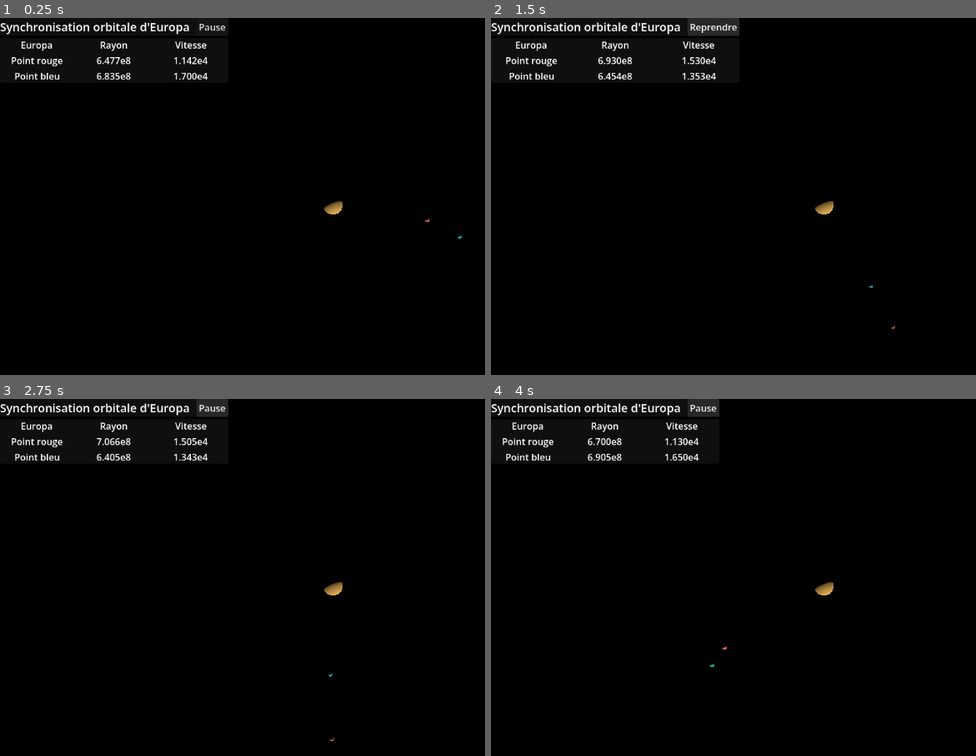
Above: before the commit, frames 1-4 (two rows, left to right).
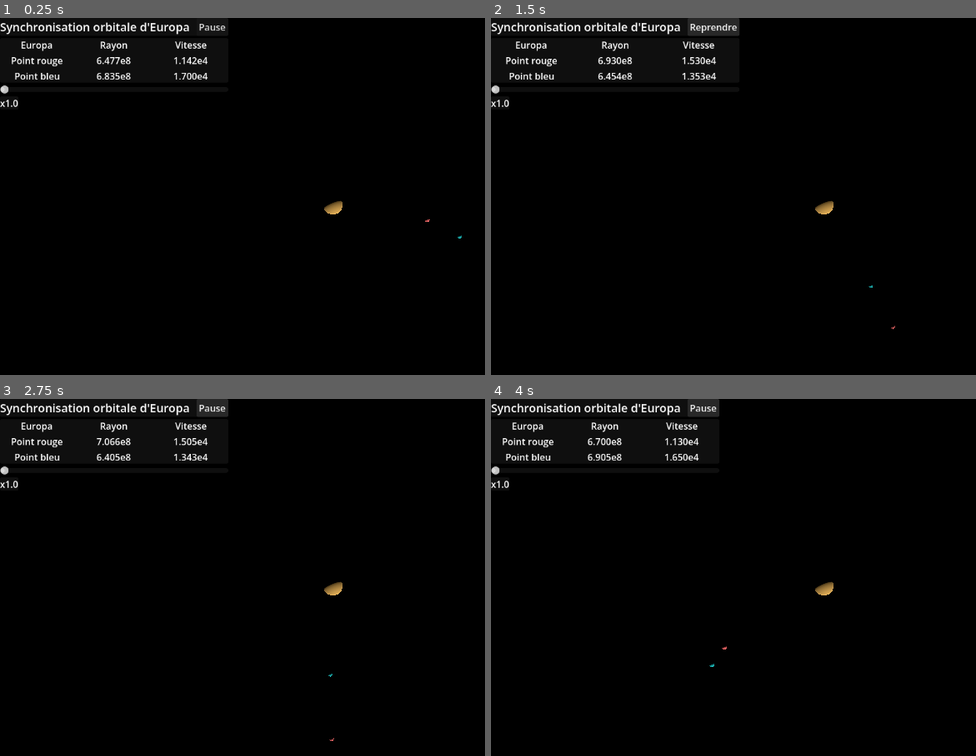
Above: after the commit, the same moments.

Repository: adorion25/Euroba
Game: Godot game, scene res://node_3d.tscn
Two runs of this game, one before a commit and one after it. Both use one fixed random seed, a clock stepped at 60 frames per second and the inputs below. The project has no main scene, so this scene is started directly.
Inputs:
- Up to frame 1 (0.25 s): no input
- Up to frame 2 (1.5 s): tap Enter at 0.5 s; click "Pause" at 1.25 s
- Up to frame 3 (2.75 s): click "Reprendre" at 2 s
- Up to frame 4 (4 s): no input

The runs differ from the first frame. In frame 1, less than 0.1% of the frame differs, in the area x 0-4%, y 18-25%; in frame 2, less than 0.1%; in frame 3, less than 0.1%; in frame 4, less than 0.1%.

Commit message:
ajout du slider à l'interface et de son script

Diff:
--- a/euroba/Lune.gd
+++ b/euroba/Lune.gd
@@ -37,6 +37,8 @@
 
 var pause : bool
 
+var echelle_temps : float = 1.0
+
 # Called when the node enters the scene tree for the first time.
 func _ready() -> void:
 
@@ -51,7 +53,7 @@
 func _process(delta: float) -> void:
 	if pause :
 		return
-	appliquer_euler(delta)
+	appliquer_euler(delta*echelle_temps)
 
 	europe_1.position = conv_position_reelle_a_simulee(r_1)
 	europe_2.position = conv_position_reelle_a_simulee(r_2)
--- a/euroba/interface.gd
+++ b/euroba/interface.gd
@@ -9,6 +9,8 @@
 @export var vitesse_1 : Label
 @export var rayon_2 : Label
 @export var vitesse_2 : Label
+
+@export var vitesse_simulation : Label
 
 
 func _process(delta:float) -> void:
@@ -38,3 +40,16 @@
 	var nombre_decimales = int(log(valeur) / log(10))
 	var nombre_presente = valeur / 10**nombre_decimales
 	return "%.3f" % nombre_presente + "e" + "%s" % nombre_decimales
+
+
+func _on_h_slider_value_changed(valeur: float) -> void:
+	"""Modifie la l'échelle de temps de la simulation lorsque le slider est utilisé
+
+	Parametre:
+	valeur -- la valeur du multiplicateur de temps
+
+	Retour:
+	une chaîne de caractères représentant ce nombre
+	"""
+	lune.echelle_temps = valeur
+	vitesse_simulation.text = "x" + "%.1f" % valeur
--- a/euroba/interface.tscn
+++ b/euroba/interface.tscn
@@ -3,7 +3,7 @@
 [ext_resource type="Script" uid="uid://d03a04mh24msu" path="res://interface.gd" id="1_kyn48"]
 [ext_resource type="Script" uid="uid://blopcvwejs7mq" path="res://BoutonPause.gd" id="2_oi7g3"]
 
-[node name="Interface" type="Control" unique_id=1115889947 node_paths=PackedStringArray("rayon_1", "vitesse_1", "rayon_2", "vitesse_2")]
+[node name="Interface" type="Control" unique_id=1115889947 node_paths=PackedStringArray("rayon_1", "vitesse_1", "rayon_2", "vitesse_2", "vitesse_simulation")]
 layout_mode = 3
 anchors_preset = 0
 offset_right = 40.0
@@ -13,11 +13,12 @@
 vitesse_1 = NodePath("VBoxContainer/PanelContainer Données/MarginContainer/GridContainer/vitesse_1")
 rayon_2 = NodePath("VBoxContainer/PanelContainer Données/MarginContainer/GridContainer/rayon_2")
 vitesse_2 = NodePath("VBoxContainer/PanelContainer Données/MarginContainer/GridContainer/vitesse_2")
+vitesse_simulation = NodePath("VBoxContainer/PanelContainer/MarginContainer/vitesse_simulation")
 
 [node name="VBoxContainer" type="VBoxContainer" parent="." unique_id=1837051428]
 layout_mode = 0
 offset_right = 395.0
-offset_bottom = 35.0
+offset_bottom = 112.0
 
 [node name="PanelContainer Titre" type="PanelContainer" parent="VBoxContainer" unique_id=1879963799]
 layout_mode = 2
@@ -96,3 +97,24 @@
 layout_mode = 2
 size_flags_horizontal = 4
 text = "vitesse2"
+
+[node name="HSlider" type="HSlider" parent="VBoxContainer" unique_id=824075001]
+layout_mode = 2
+min_value = 1.0
+max_value = 10.0
+step = 0.01
+value = 1.0
+
+[node name="PanelContainer" type="PanelContainer" parent="VBoxContainer" unique_id=1968483797]
+layout_mode = 2
+size_flags_horizontal = 0
+
+[node name="MarginContainer" type="MarginContainer" parent="VBoxContainer/PanelContainer" unique_id=690956770]
+layout_mode = 2
+
+[node name="vitesse_simulation" type="Label" parent="VBoxContainer/PanelContainer/MarginContainer" unique_id=513036715]
+layout_mode = 2
+text = "x1.0"
+horizontal_alignment = 1
+
+[connection signal="value_changed" from="VBoxContainer/HSlider" to="." method="_on_h_slider_value_changed"]
Not shown, changed: .DS_Store
